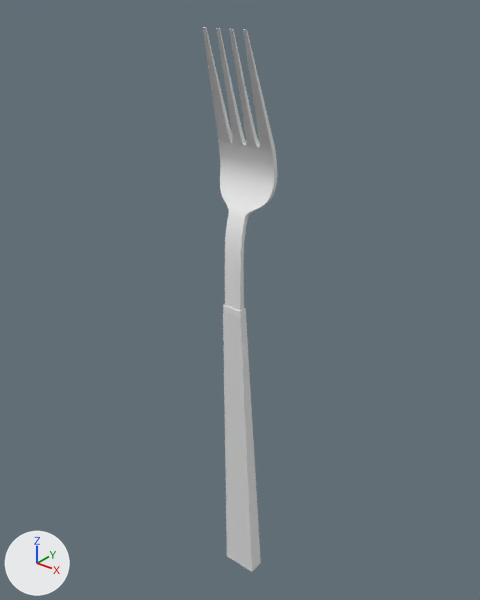
Two versions of the OBJ model EtapasIG/Etapa 6/models/Fork/fork.obj, one commit apart.
Rendered twice from a camera (50 mm lens) standing at (11.59, -14.99, 10.64) and looking at (-0.38, -0.04, 1.37). The axes (+X, +Y, +Z) are drawn at lower left. The lights are the same throughout. Where no turn or scale is listed for an object, it has been applied to the vertices.

In view in the first picture: 'fork'.
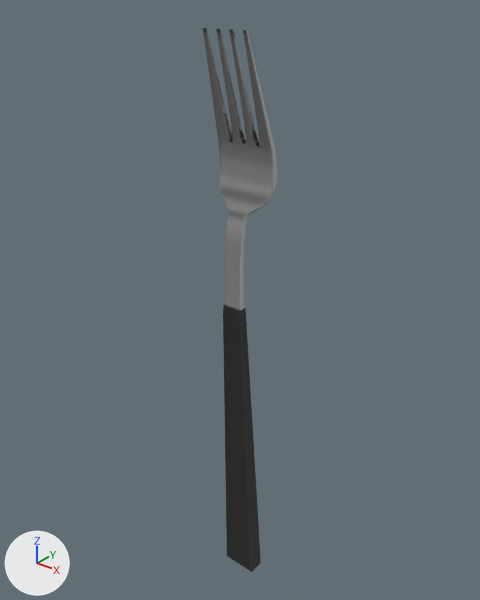
Location of each change, [x1, y1, x2, y2] in pixels of the pictures (480 x 600 px):
'fork', recoloured
    both: [203, 27, 277, 572]

Patch to the scene script:
```diff
--- a/EtapasIG/Etapa 6/models/Fork/fork.obj.py
+++ b/EtapasIG/Etapa 6/models/Fork/fork.obj.py
@@ img_fork_jpg @@
+img_fork_jpg = load_image('fork.jpg', 'fork.jpg', 1024, 1024, 'sRGB')
@@ mat_fork @@
+mat_fork = principled_material('Fork')
+mat_fork.texture = img_fork_jpg
+mat_fork.roughness = 0.9
@@ me_fork @@
 me_fork.from_pydata(...)  # 6036 vertices, 6032 faces; spans x -1.0..1.0, y -1.2..0.0, z -9.5..9.5
-me_fork.materials.append(mat_10290_fork)  # white #e7e7e7
+me_fork.materials.append(mat_fork)  # picture img_fork_jpg
```
